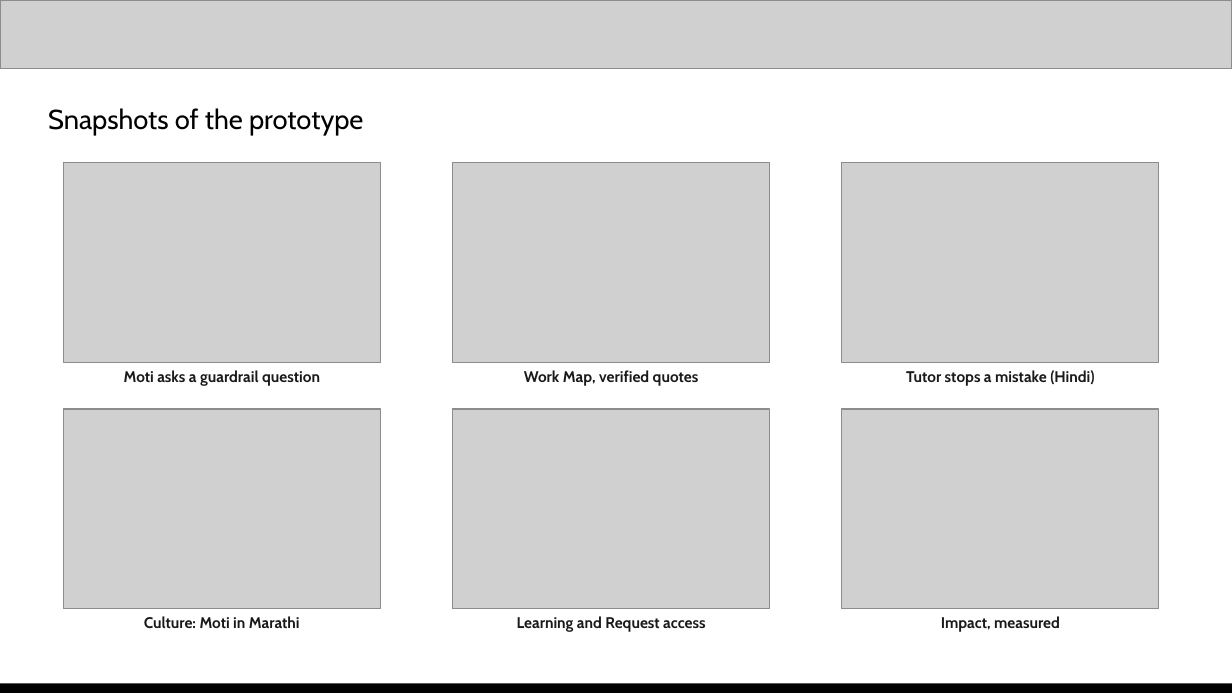
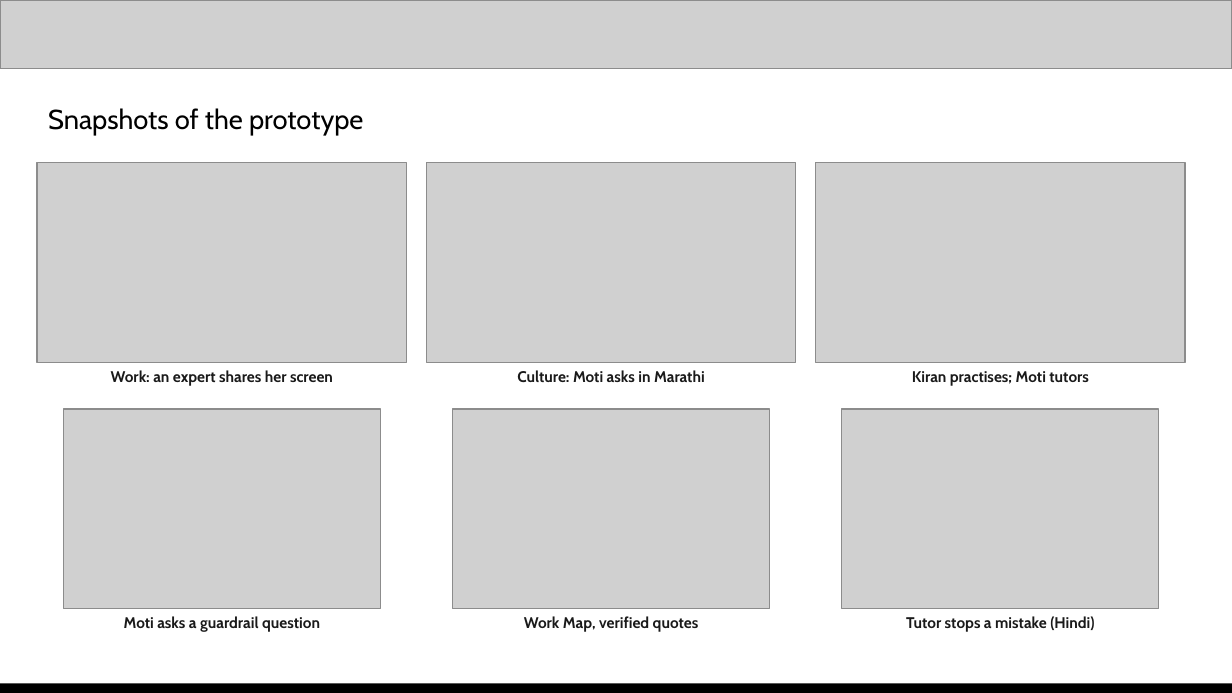
Before and after one commit to S-D-P/Agamya-AI-Builder-Cup-26, a slide deck: slide 10 of docs/submission/Agamya-Submission-Deck.pptx. Drawn at 1232x693 pixels with LibreOffice and Linux fonts; fonts in the diff are those of the drawing; grey boxes stand for pictures. Boxes give left, top, right and bottom in pixels: in the first picture for what was removed or moved away, otherwise in the second. Text is boxed around its words. In the diff, an @@ line names an element or a change of style, - is before the commit and + after.

```diff
--- a/docs/submission/Agamya-Submission-Deck.pptx
+++ b/docs/submission/Agamya-Submission-Deck.pptx
@@ picture: place and size @@
-picture at bbox=[63, 163, 379, 362]
+picture at bbox=[37, 163, 407, 362]
@@ picture: place and size @@
-picture at bbox=[452, 163, 769, 362]
+picture at bbox=[426, 163, 796, 362]
@@ picture: place and size @@
-picture at bbox=[841, 163, 1158, 362]
+picture at bbox=[816, 163, 1185, 362]
@@ text at bbox=[111, 370, 333, 386]: text changed @@
-Moti asks a guardrail question
+Work: an expert shares her screen
@@ text at bbox=[517, 370, 705, 382]: text changed @@
-Work Map, verified quotes
+Culture: Moti asks in Marathi
@@ text at bbox=[912, 371, 1089, 386]: text changed @@
-Tutor stops a mistake (Hindi)
+Kiran practises; Moti tutors
@@ text at bbox=[124, 616, 320, 632]: text changed @@
-Culture: Moti in Marathi
+Moti asks a guardrail question
@@ text at bbox=[524, 616, 699, 632]: text changed @@
-Learning and Request access
+Work Map, verified quotes
@@ text at bbox=[906, 616, 1094, 632]: text changed @@
-Impact, measured
+Tutor stops a mistake (Hindi)
```
Also in this commit, not shown: 2 other slides changed, 20 other files.
